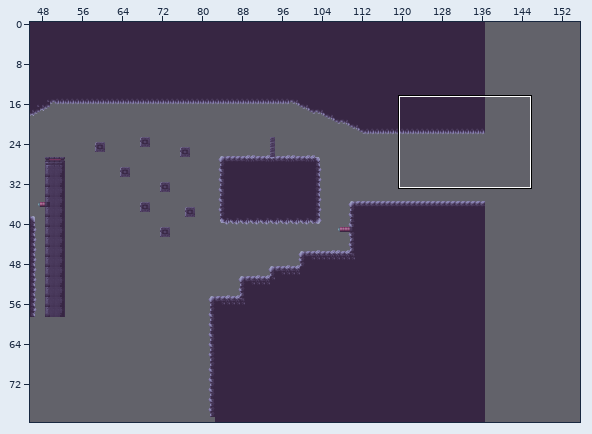
A Tiled map gets an edit: Platformer 2D/Game/maps/GameLevel2XML.tmx. The first picture is a wide view before the edit; the outline marks the close-up.
Close-up. Before the edit:
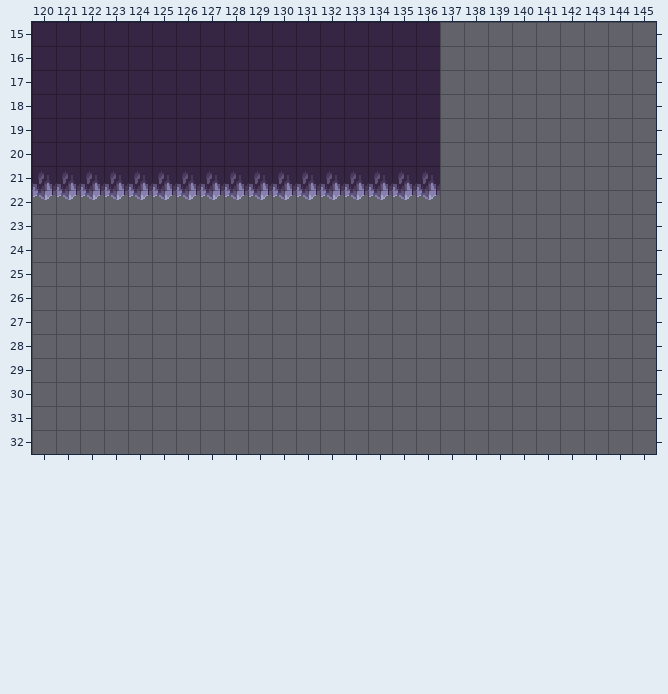
Cells are 16x16 px. Shown: x 120..145, y 15..32. The commit also changed other parts of the map, which this record leaves out.
Once edited:
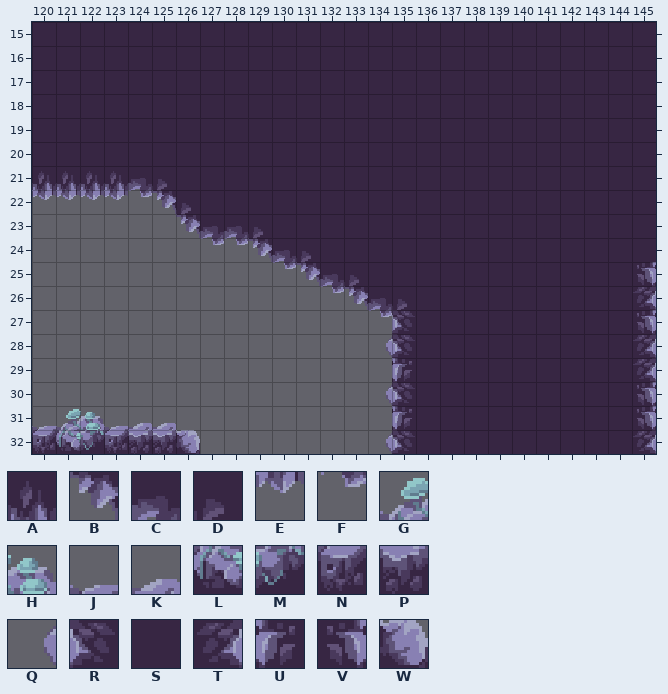
Key: from "tilesetsv2": A 82, B 84, C 88, D 89, E 106, F 112, G 147, H 148, J 158, K 159, L 171, M 172, N 182, P 183, Q 204, R 205, S 206, T 208, U 229, V 232, W 299.
_ is an empty cell.
Change:
Layer "Scenery":
y 15..20: x 137..145 _________ -> SSSSSSSSS
y 21: x 124..145 AAAAAAAAAAAAA_________ -> CDSSSSSSSSSSSSSSSSSSSS
y 22: x 124..145 EEEEEEEEEEEEE_________ -> FBDSSSSSSSSSSSSSSSSSSS
y 23: x 126..145 ____________________ -> BCCDSSSSSSSSSSSSSSSS
y 24: x 127..145 ___________________ -> FFBCDSSSSSSSSSSSSSS
y 25: x 130..145 ________________ -> FBCDSSSSSSSSSSSV
y 26: x 132..145 ______________ -> FBCDSSSSSSSSST
y 27: x 134..145 ____________ -> FRSSSSSSSSSV
y 28: x 134..145 ____________ -> QRSSSSSSSSST
y 29: x 135..145 ___________ -> USSSSSSSSST
y 30: x 134..145 ____________ -> QRSSSSSSSSSV
y 31: x 120..125 ______ -> JGHJKK; x 135..145 ___________ -> USSSSSSSSSV
y 32: x 120..126 _______ -> NLMNPPW; x 134..145 ____________ -> QRSSSSSSSSST
Pixel boxes of the changes (left, top, right, bottom) in both close-ups:
changed: (32, 22, 656, 454)
